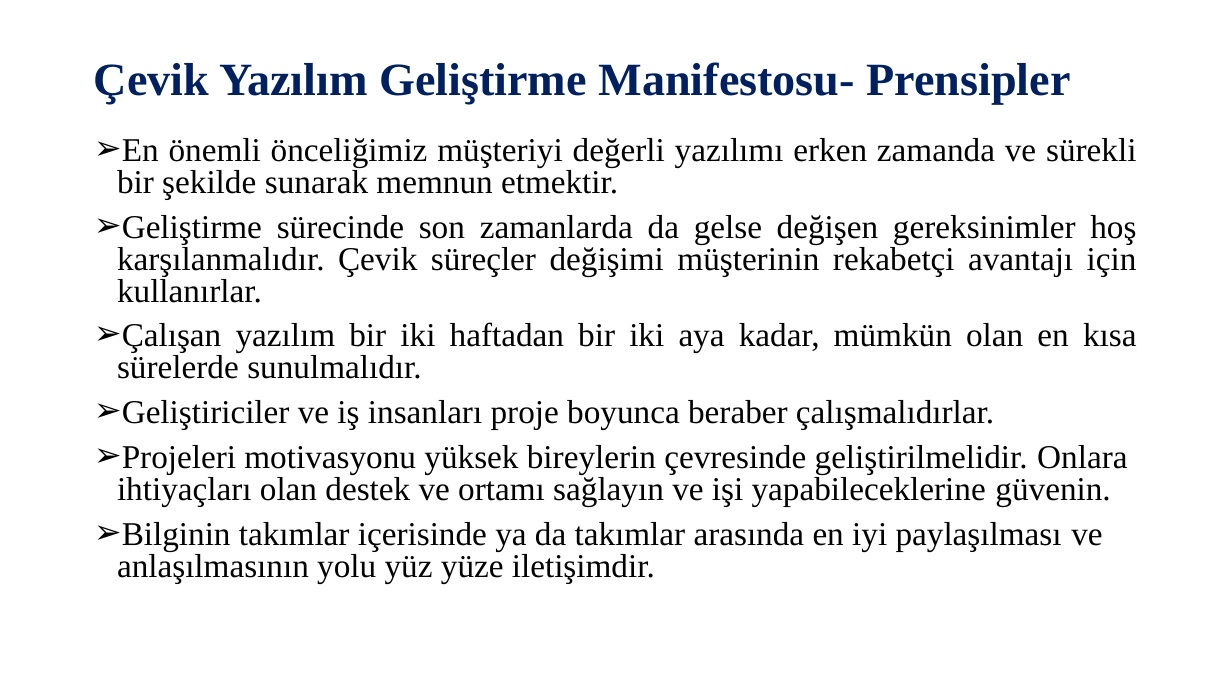
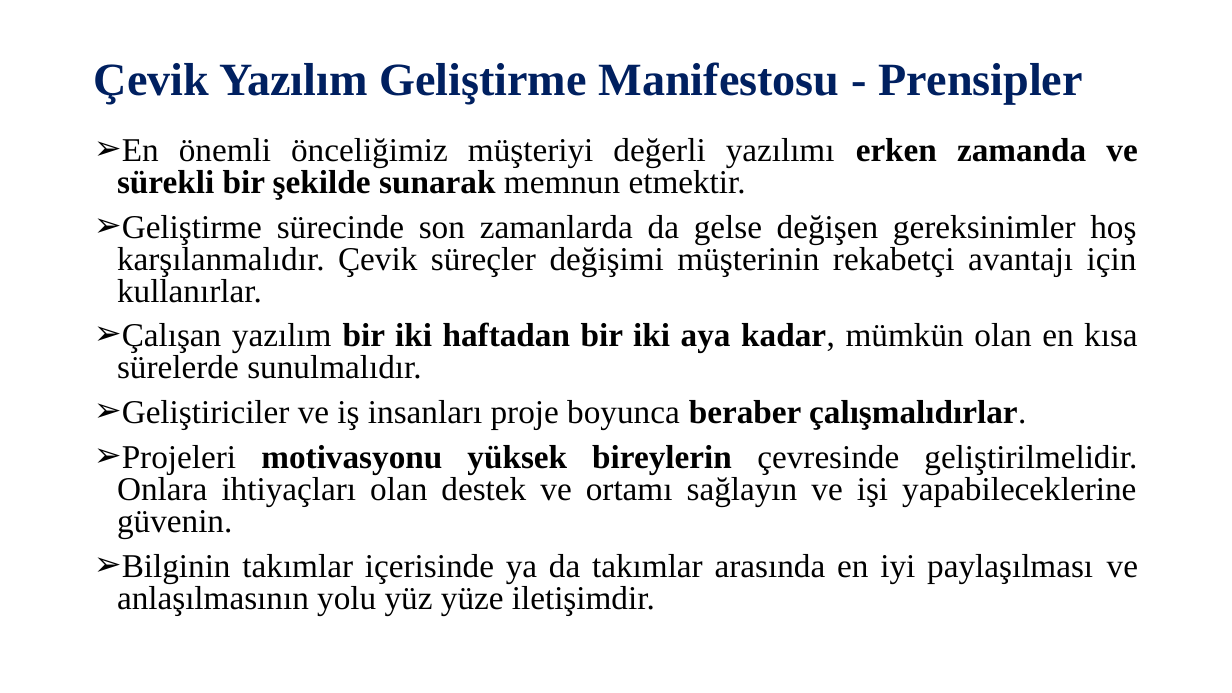
Before and after one commit to SevdanurGENC/Software-Architectures-Lecture-Notes, a slide deck: slide 15 of Slides/Yazılım Mimarileri - Bolum 3.pptx. Drawn at 1232x693 pixels with LibreOffice and Linux fonts; fonts in the diff are those of the drawing. Boxes give left, top, right and bottom in pixels: in the first picture for what was removed or moved away, otherwise in the second. Text is boxed around its words. In the diff, an @@ line names an element or a change of style, - is before the commit and + after.

```diff
--- a/Slides/Yazılım Mimarileri - Bolum 3.pptx
+++ b/Slides/Yazılım Mimarileri - Bolum 3.pptx
@@ title at bbox=[94, 62, 1083, 104]: spaces changed @@
-Çevik Yazılım Geliştirme Manifestosu- Prensipler
+Çevik Yazılım Geliştirme Manifestosu - Prensipler
@@ text at bbox=[117, 138, 1138, 615]: bold on in "erken zamanda ve sürekli bir şekilde sunarak", "bir iki haftadan bir iki aya kadar,", "beraber çalışmalıdırlar.", "motivasyonu yüksek bireylerin"; alignment left to justified @@
```
Also in this commit, not shown: 13 other slides changed.
